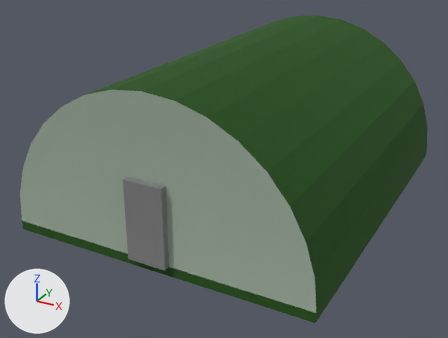
Two versions of the Blender file packages/units/building/barrack_1/assets/barrack_1.blend, one commit apart.
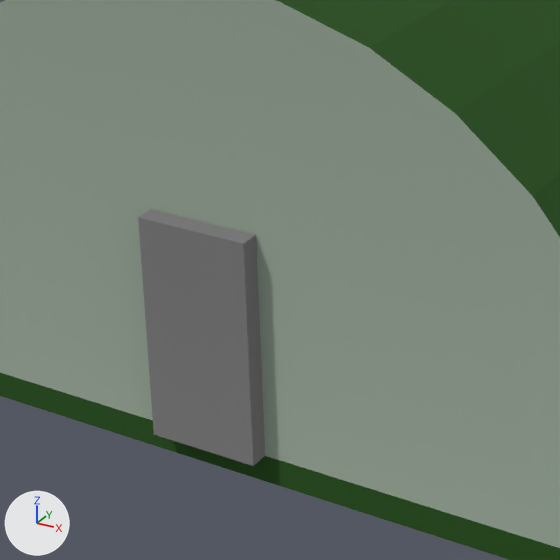
There are two pictures of each version: one whole from a camera (50 mm lens) standing at (0.731, -1.482, 0.76) and looking at (-0.035, -0.09, 0.064), one close up on the part from 16% to 62% of the width and 30% to 90% of the height. The axes (+X, +Y, +Z) are drawn at lower left. The lights are the same throughout. The older version's two pictures come first.

In view in the first close-up: 'Würfel', 'Zylinder'.
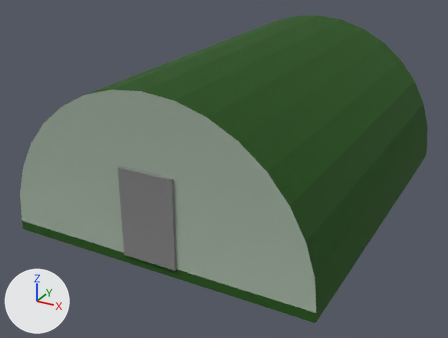
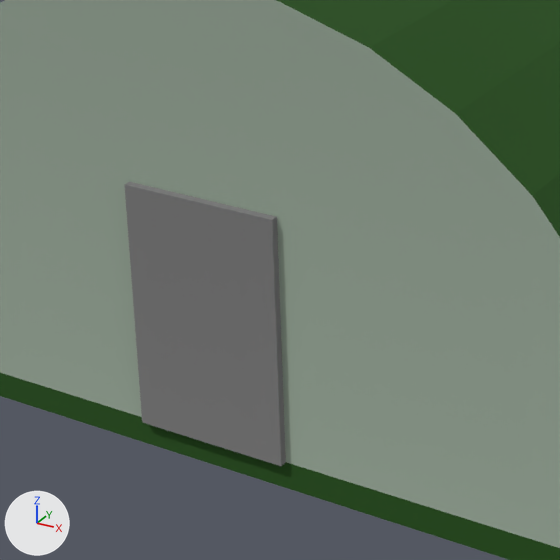
What differs and where, as boxes [x1, y1, x2, y2] in the close-ups (560 x 560 px):
'Würfel', moved, rescaled (27% wider, 10% taller)
    before: [138, 209, 265, 466]
    after: [124, 182, 286, 466]

Edits to the bpy script that builds the scene:
```text
Change me_würfel:
    used by ob_würfel; parent = ob_leer; location = (0.0, 0.0, 0.0)
    remove me_würfel.from_pydata(...)  # 8 vertices, 6 faces; spans x -0.05..0.05, y -0.518..-0.493, z 0.0..0.2
    add me_würfel.from_pydata(...)  # 8 vertices, 6 faces; spans x -0.07..0.07, y -0.007..0.007, z -0.11..0.11
    me_würfel part 1: the whole mesh is scaled about its middle by (1.4, 0.552, 1.1), then moved by (0.0, 0.505, -0.1)
Change ob_würfel:
    ob_würfel.location: (0.0, 0.0, 0.0) -> (0.0, -0.5, 0.11)
```
